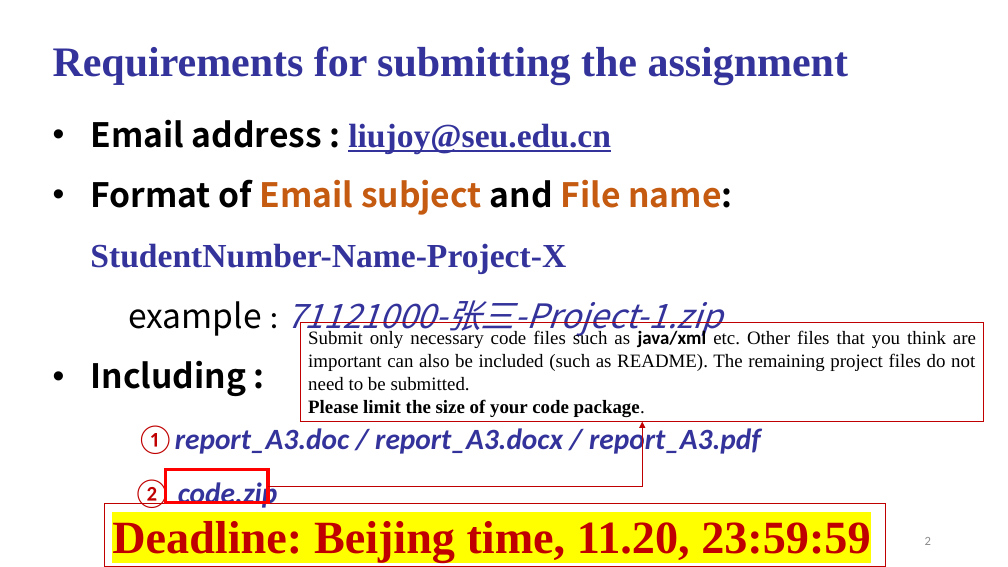
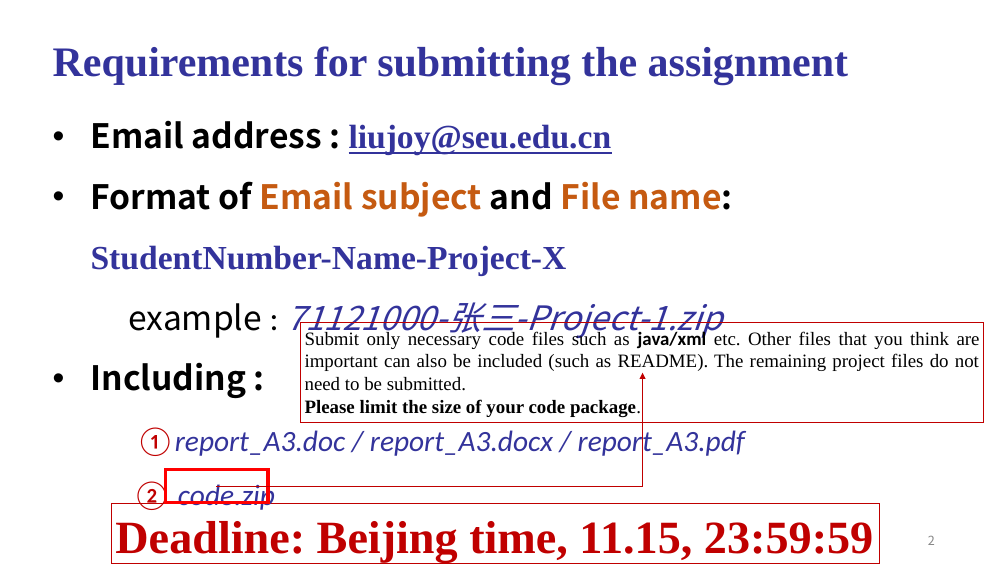
Before and after one commit to gongghao/database-labs, a slide deck: slide 2 of content/projects/project3/materials/Project_3.pptx. Drawn at 1008x567 pixels with LibreOffice and Linux fonts; fonts in the diff are those of the drawing. Boxes give left, top, right and bottom in pixels: in the first picture for what was removed or moved away, otherwise in the second. Text is boxed around its words. In the diff, an @@ line names an element or a change of style, - is before the commit and + after.

Commit message:
Replace Project 3 PDF and slides with supplied revision

```diff
--- a/content/projects/project3/materials/Project_3.pptx
+++ b/content/projects/project3/materials/Project_3.pptx
@@ text at (128,302,745,510): bold off in "①report_A3.doc / report_A3.docx / report_A3.pdf", "code.zip"; indent changed @@
@@ elbow arrow moved from (268, 486) - (643, 422) to (216, 486) - (643, 373) @@
@@ rectangle "Deadline: Beijing time, 11.15, 23:59:59": place and size @@
-rectangle "Deadline: Beijing time, 11.15, 23:59:59" at (105,504,886,567)
+rectangle "Deadline: Beijing time, 11.15, 23:59:59" at (112,504,880,563)
@@ text in rectangle at (115,521,873,562): text changed @@
-Deadline: Beijing time, 11.20, 23:59:59
+Deadline: Beijing time, 11.15, 23:59:59
@@ page number at (928,536,935,545): font Calibri to Noto Sans CJK SC, text colour #8C8C8C to #888888 @@
```
Also in this commit, not shown: 21 other slides changed, 2 other files.
